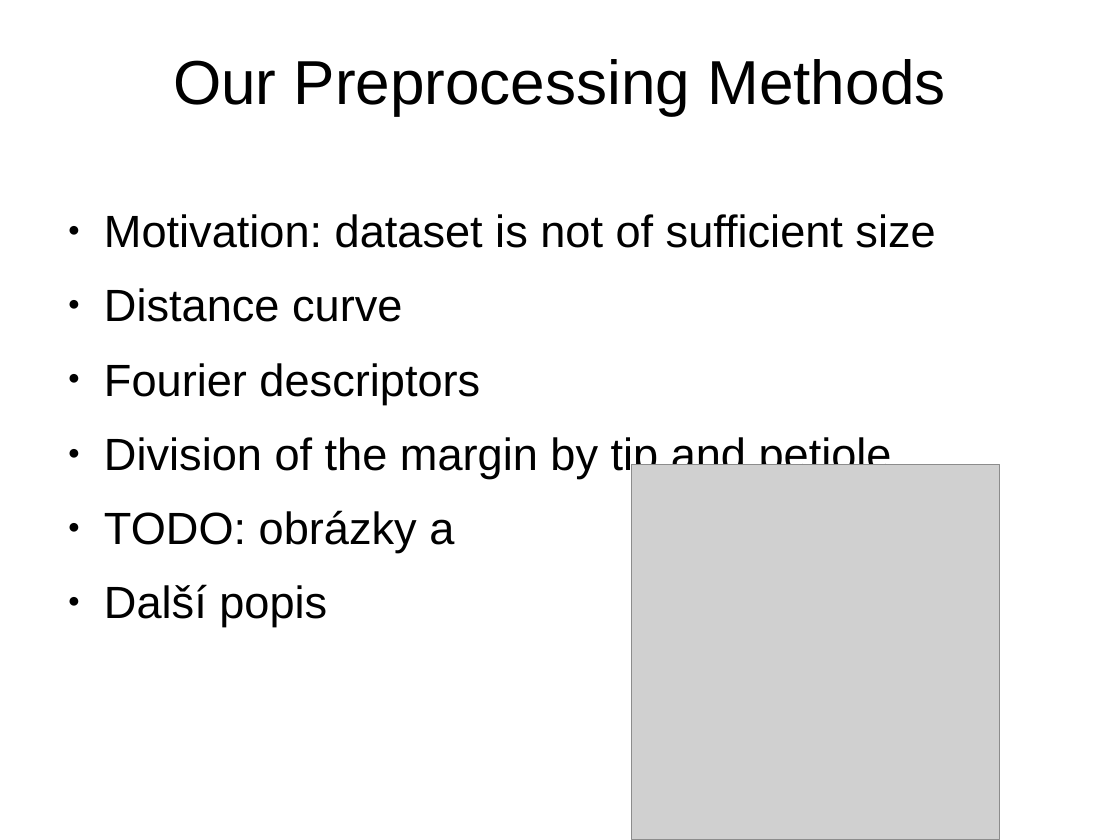
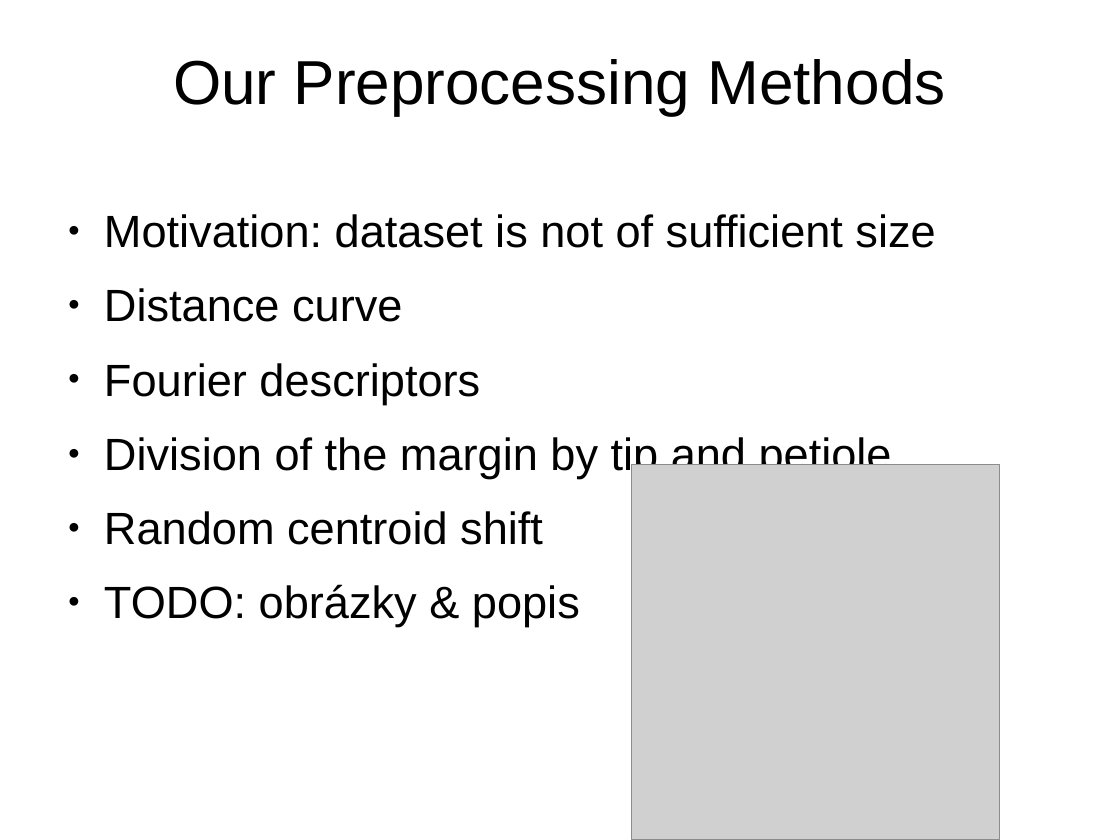
Before and after one commit to kappalabs/NNLeafClassifierProject, a slide deck: slide 4 of slideshow/slides.odp. Drawn at 1120x840 pixels with LibreOffice and Linux fonts; fonts in the diff are those of the drawing; grey boxes stand for pictures; background and template pictures are left out. Boxes give left, top, right and bottom in pixels: in the first picture for what was removed or moved away, otherwise in the second. Text is boxed around its words. In the diff, an @@ line names an element or a change of style, - is before the commit and + after.

Commit message:
[TASK] Data Visualization + More Slides
 - added few more information into the slideshow
 - added data visualization
 - changed the way Fourier descriptors calculation method works

```diff
--- a/slideshow/slides.odp
+++ b/slideshow/slides.odp
@@ text at (104, 511, 580, 627): text changed @@
-● TODO: obrázky a
-● Další popis
+● Random centroid shift
+● TODO: obrázky & popis
```
Also in this commit, not shown: 3 other slides changed, 5 slides added, 3 other files.
